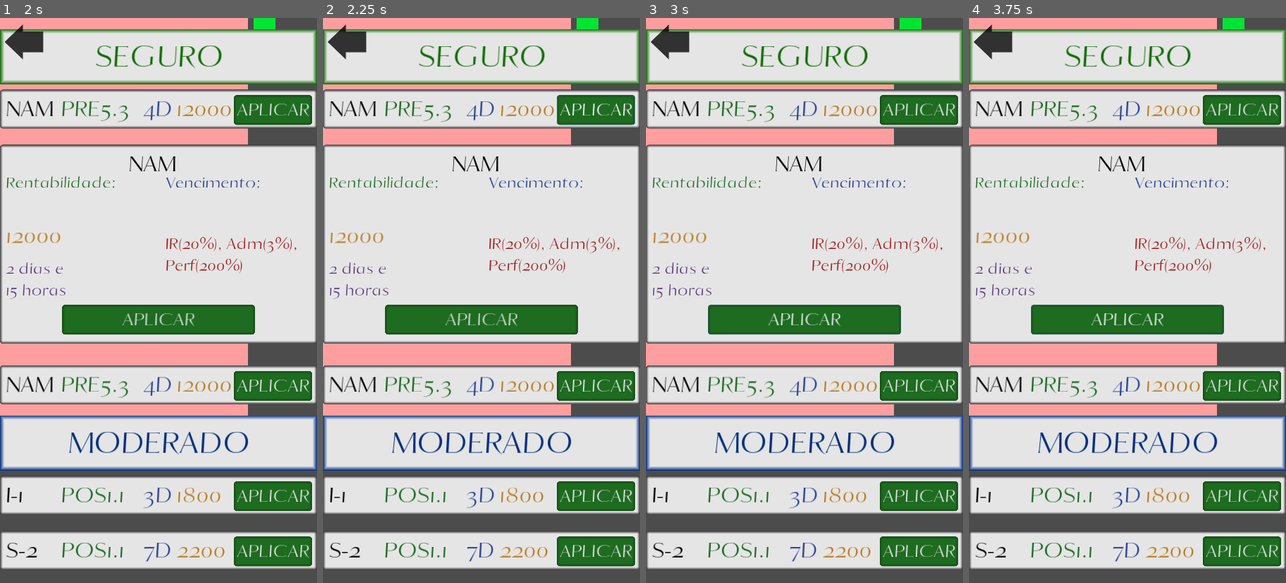
Above: before the commit, frames 1-4 (left to right).
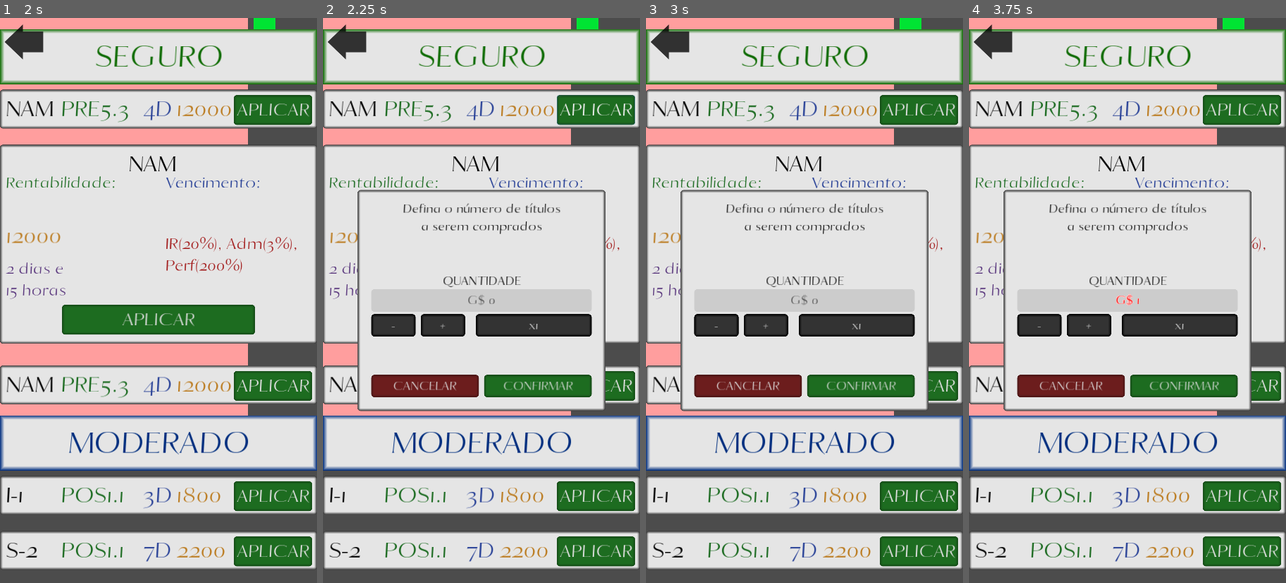
Above: after the commit, the same moments.

Repository: AndreMoukarzel/Grana-Preta
Game: Godot game, scene res://broker/Broker.tscn
Two runs of this game, one before a commit and one after it. Both use one fixed random seed, a clock stepped at 60 frames per second and the inputs below. This scene is started directly instead of the project's main scene.
Inputs (mouse positions are in pixels of both pictures, inside the frame that each line leads up to):
- Up to frame 1 (2 s): click "Investir" at 0.5 s; click "NAM" at 1.25 s
- Up to frame 2 (2.25 s): click "APLICAR" at 2 s
- Up to frame 3 (3 s): click (715, 323) at 2.75 s, where only the run after the commit has a clickable "-"
- Up to frame 4 (3.75 s): click (1089, 323) at 3.5 s, where only the run after the commit has a clickable "+"

Frame 1 is identical in both runs. In frame 2, 16% of the frame differs, in the area x 10-90%, y 30-70%; in frame 3, 16%; in frame 4, 16%.
Error in both runs: Invalid get index '99' (on base: 'Array'). (res://broker/bond/BondGenerator.gd:38)

Commit message:
Make TradeConfirmation operate directly on money invested, instead of number of titles bought

Diff:
--- a/broker/TradeConfirmation.gd
+++ b/broker/TradeConfirmation.gd
@@ -6,35 +6,31 @@
 var min_ammount = 1
 var multiplier = 1
 var showing_max = false
-var price_per_unit = 1
 
 
-func setup(min_ammount, price_per_unit):
+func setup(min_ammount):
 	self.min_ammount = min_ammount
-	self.price_per_unit = price_per_unit
 	ammount = min_ammount
-	update_price_and_ammout()
+	update_ammount()
 
 
-func update_price_and_ammout():
-	var price = price_per_unit * ammount
-	$Price/AmmountLabel.text = str("G$ ", price)
-	$Ammount/AmmountLabel.text = str(ammount)
-	if price > Save.money:
-		$Price/AmmountLabel.modulate = Color(50, 0.0, 0.0)
+func update_ammount():
+	$Ammount/AmmountLabel.text = str("G$ ", ammount)
+	if ammount > Save.money:
+		$Ammount/AmmountLabel.modulate = Color(50, 0.0, 0.0)
 	else:
-		$Price/AmmountLabel.modulate = Color(1.0, 1.0, 1.0)
+		$Ammount/AmmountLabel.modulate = Color(1.0, 1.0, 1.0)
 
 
 func _on_Minus_pressed():
 	ammount -= multiplier
 	ammount = max(min_ammount, ammount)
-	update_price_and_ammout()
+	update_ammount()
 
 
 func _on_Plus_pressed():
 	ammount += multiplier
-	update_price_and_ammout()
+	update_ammount()
 
 
 func _on_Multiplier_pressed():
@@ -44,9 +40,8 @@
 		multiplier = 1
 		showing_max = 0
 		$Ammount/Multiplier.text = "x1"
-	elif multiplier == 10000: # After x10000, multiplies to maximum buyable
-		var money_dif = Save.money - (price_per_unit * ammount)
-		multiplier= money_dif/price_per_unit
+	elif multiplier > 10000: # After x10000, multiplies to maximum buyable
+		multiplier = Save.money - ammount
 		showing_max = true
 		$Ammount/Multiplier.text = str("MAX BUYABLE")
 
--- a/broker/TradeConfirmation.tscn
+++ b/broker/TradeConfirmation.tscn
@@ -50,20 +50,20 @@
 use_filter = true
 font_data = ExtResource( 2 )
 
+[sub_resource type="StyleBoxFlat" id=6]
+bg_color = Color( 0.427451, 0.117647, 0.117647, 1 )
+border_width_left = 5
+border_width_top = 5
+border_width_right = 5
+border_width_bottom = 5
+border_color = Color( 0.294118, 0.0823529, 0.0823529, 1 )
+border_blend = true
+corner_radius_top_left = 5
+corner_radius_top_right = 5
+corner_radius_bottom_right = 5
+corner_radius_bottom_left = 5
+
 [sub_resource type="StyleBoxFlat" id=7]
-bg_color = Color( 0.427451, 0.117647, 0.117647, 1 )
-border_width_left = 5
-border_width_top = 5
-border_width_right = 5
-border_width_bottom = 5
-border_color = Color( 0.294118, 0.0823529, 0.0823529, 1 )
-border_blend = true
-corner_radius_top_left = 5
-corner_radius_top_right = 5
-corner_radius_bottom_right = 5
-corner_radius_bottom_left = 5
-
-[sub_resource type="StyleBoxFlat" id=6]
 bg_color = Color( 0.117647, 0.427451, 0.129412, 1 )
 border_width_left = 5
 border_width_top = 5
@@ -104,9 +104,9 @@
 [node name="Ammount" type="Control" parent="."]
 editor/display_folded = true
 margin_left = 25.0
-margin_top = 140.0
+margin_top = 180.0
 margin_right = 65.0
-margin_bottom = 180.0
+margin_bottom = 220.0
 
 [node name="Label" type="Label" parent="Ammount"]
 margin_top = -30.0
@@ -133,7 +133,7 @@
 margin_bottom = 40.0
 custom_fonts/font = SubResource( 2 )
 custom_colors/font_color = Color( 0.258824, 0.258824, 0.258824, 1 )
-text = "1"
+text = "G$ 0"
 align = 1
 valign = 1
 __meta__ = {
@@ -175,53 +175,14 @@
 custom_fonts/font = SubResource( 2 )
 text = "x1"
 
-[node name="Price" type="Control" parent="."]
-editor/display_folded = true
-margin_left = 25.0
-margin_top = 280.0
-margin_right = 65.0
-margin_bottom = 320.0
-
-[node name="Label" type="Label" parent="Price"]
-margin_top = -30.0
-margin_right = 400.0
-margin_bottom = -16.0
-custom_fonts/font = SubResource( 2 )
-custom_colors/font_color = Color( 0, 0, 0, 1 )
-text = "CUSTO TOTAL"
-align = 1
-__meta__ = {
-"_edit_lock_": true
-}
-
-[node name="AmmountPanel" type="Panel" parent="Price"]
-margin_right = 400.0
-margin_bottom = 40.0
-custom_styles/panel = SubResource( 3 )
-__meta__ = {
-"_edit_lock_": true
-}
-
-[node name="AmmountLabel" type="Label" parent="Price"]
-margin_right = 400.0
-margin_bottom = 40.0
-custom_fonts/font = SubResource( 2 )
-custom_colors/font_color = Color( 0.258824, 0.258824, 0.258824, 1 )
-text = "G$ 0"
-align = 1
-valign = 1
-__meta__ = {
-"_edit_lock_": true
-}
-
 [node name="Cancel" type="Button" parent="."]
 margin_left = 25.0
 margin_top = 335.0
 margin_right = 220.0
 margin_bottom = 375.0
-custom_styles/hover = SubResource( 7 )
-custom_styles/pressed = SubResource( 7 )
-custom_styles/normal = SubResource( 7 )
+custom_styles/hover = SubResource( 6 )
+custom_styles/pressed = SubResource( 6 )
+custom_styles/normal = SubResource( 6 )
 custom_fonts/font = SubResource( 2 )
 text = "CANCELAR"
 
--- a/broker/bond/Bond.gd
+++ b/broker/bond/Bond.gd
@@ -157,9 +157,9 @@
 
 func _on_Apply_pressed():
 	var TradeConfirm = TRADE_CONFIRM_SCN.instance()
-	var Canvas = get_tree().get_root().get_node("Broker/CanvasLayer")
+	var Canvas = get_tree().get_root().get_node("Broker/HUD")
 
-	TradeConfirm.setup(1, min_investment)
+	TradeConfirm.setup(min_investment)
 	Canvas.add_child(TradeConfirm)
 	TradeConfirm.connect("trade_confirmed", self, "_on_trade_confirmed")
 
Not shown: 1 places in broker/TradeConfirmation.tscn that only renumber resources
